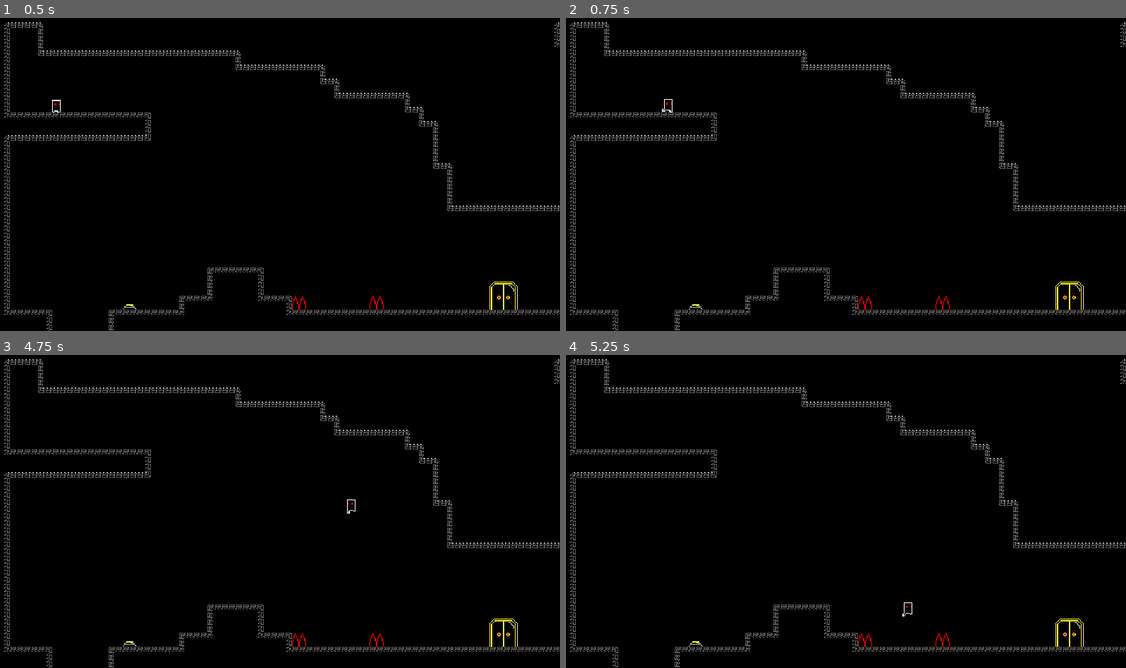
Above: before the commit, frames 1-4 (two rows, left to right).
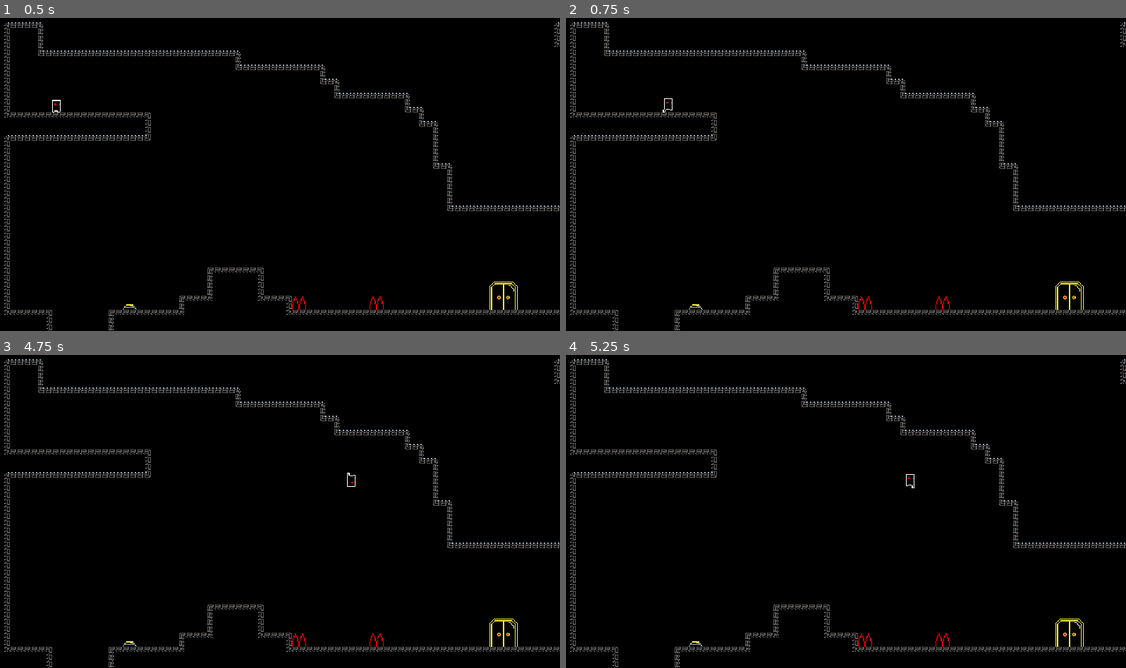
Above: after the commit, the same moments.

Repository: felipenune/outline-quest
Game: Godot game, scene res://Scenes/LevelTestingRoom.tscn
Two runs of this game, one before a commit and one after it. Both use one fixed random seed, a clock stepped at 60 frames per second and the inputs below.
Inputs:
- Up to frame 1 (0.5 s): no input
- Up to frame 2 (0.75 s): tap Enter at 0.5 s; hold Right (ui_right) from 0.53 s (still down); tap X (ui_dash) at 0.6 s
- Up to frame 3 (4.75 s): tap Space (ui_jump) at 0.77, 1.07, 1.25, 1.52, 1.82, 2.85, 3.02, 3.32, 3.77, 4.07, 4.52 s; tap C (ui_fly) at 0.8, 1.35, 3.8, 4.35 s; tap V (ui_invert, bound only after the commit) at 1.55, 2.1, 4.55 s; release Right (ui_right) at 2.03 s; hold Left (ui_left) 2.03-2.78 s; hold Space (ui_jump) 2.03-2.78 s; hold Right (ui_right) 2.78-4.28 s; tap X (ui_dash) at 3.05, 3.6 s; tap Enter at 4.25 s; hold Left (ui_left) from 4.28 s (still down)
- Up to frame 4 (5.25 s): tap Space (ui_jump) at 4.82 s; release Left (ui_left) at 5.03 s; hold Right (ui_right) from 5.03 s (still down); hold Space (ui_jump) from 5.03 s (still down); tap V (ui_invert, bound only after the commit) at 5.1 s

Frame 1 is identical in both runs. In frame 2, less than 0.1% of the frame differs, in the area x 17-20%, y 25-31%; in frame 3, less than 0.1%, in the area x 61-64%, y 37-51%; in frame 4, less than 0.1%.

Commit message:
invert gravity

Diff:
--- a/Animations/normal-animation.tres
+++ b/Animations/normal-animation.tres
@@ -22,49 +22,57 @@
 atlas = ExtResource( 1 )
 region = Rect2( 48, 0, 16, 16 )
 
-[sub_resource type="AtlasTexture" id=11]
+[sub_resource type="AtlasTexture" id=5]
 atlas = ExtResource( 4 )
-region = Rect2( 0, 0, 16, 16 )
-
-[sub_resource type="AtlasTexture" id=14]
-atlas = ExtResource( 3 )
-region = Rect2( 0, 0, 16, 16 )
-
-[sub_resource type="AtlasTexture" id=15]
-atlas = ExtResource( 3 )
-region = Rect2( 16, 0, 16, 16 )
-
-[sub_resource type="AtlasTexture" id=16]
-atlas = ExtResource( 3 )
-region = Rect2( 32, 0, 16, 16 )
-
-[sub_resource type="AtlasTexture" id=17]
-atlas = ExtResource( 3 )
-region = Rect2( 48, 0, 16, 16 )
-
-[sub_resource type="AtlasTexture" id=12]
-atlas = ExtResource( 5 )
-region = Rect2( 0, 0, 16, 16 )
-
-[sub_resource type="AtlasTexture" id=13]
-atlas = ExtResource( 5 )
-region = Rect2( 16, 0, 16, 16 )
-
-[sub_resource type="AtlasTexture" id=5]
-atlas = ExtResource( 2 )
 region = Rect2( 0, 0, 16, 16 )
 
 [sub_resource type="AtlasTexture" id=6]
 atlas = ExtResource( 2 )
-region = Rect2( 16, 0, 16, 16 )
+region = Rect2( 0, 0, 16, 16 )
 
 [sub_resource type="AtlasTexture" id=7]
 atlas = ExtResource( 2 )
-region = Rect2( 32, 0, 16, 16 )
+region = Rect2( 16, 0, 16, 16 )
 
 [sub_resource type="AtlasTexture" id=8]
 atlas = ExtResource( 2 )
+region = Rect2( 32, 0, 16, 16 )
+
+[sub_resource type="AtlasTexture" id=9]
+atlas = ExtResource( 2 )
 region = Rect2( 48, 0, 16, 16 )
+
+[sub_resource type="AtlasTexture" id=17]
+atlas = ExtResource( 2 )
+region = Rect2( 16, 0, 16, 16 )
+
+[sub_resource type="AtlasTexture" id=10]
+atlas = ExtResource( 3 )
+region = Rect2( 0, 0, 16, 16 )
+
+[sub_resource type="AtlasTexture" id=11]
+atlas = ExtResource( 3 )
+region = Rect2( 16, 0, 16, 16 )
+
+[sub_resource type="AtlasTexture" id=12]
+atlas = ExtResource( 3 )
+region = Rect2( 32, 0, 16, 16 )
+
+[sub_resource type="AtlasTexture" id=13]
+atlas = ExtResource( 3 )
+region = Rect2( 48, 0, 16, 16 )
+
+[sub_resource type="AtlasTexture" id=14]
+atlas = ExtResource( 5 )
+region = Rect2( 0, 0, 16, 16 )
+
+[sub_resource type="AtlasTexture" id=15]
+atlas = ExtResource( 5 )
+region = Rect2( 16, 0, 16, 16 )
+
+[sub_resource type="AtlasTexture" id=16]
+atlas = ExtResource( 4 )
+region = Rect2( 0, 0, 16, 16 )
 
 [resource]
 animations = [ {
@@ -73,23 +81,33 @@
 "name": "idle",
 "speed": 12.0
 }, {
-"frames": [ SubResource( 11 ) ],
+"frames": [ SubResource( 5 ) ],
 "loop": false,
 "name": "jump",
 "speed": 12.0
 }, {
-"frames": [ SubResource( 14 ), SubResource( 15 ), SubResource( 16 ), SubResource( 17 ) ],
+"frames": [ SubResource( 6 ), SubResource( 7 ), SubResource( 8 ), SubResource( 9 ) ],
+"loop": true,
+"name": "run",
+"speed": 12.0
+}, {
+"frames": [ SubResource( 17 ) ],
+"loop": true,
+"name": "fly",
+"speed": 5.0
+}, {
+"frames": [ SubResource( 10 ), SubResource( 11 ), SubResource( 12 ), SubResource( 13 ) ],
 "loop": false,
 "name": "land",
 "speed": 22.0
 }, {
-"frames": [ SubResource( 12 ), SubResource( 13 ) ],
+"frames": [ SubResource( 14 ), SubResource( 15 ) ],
 "loop": false,
 "name": "fall",
 "speed": 12.0
 }, {
-"frames": [ SubResource( 5 ), SubResource( 6 ), SubResource( 7 ), SubResource( 8 ) ],
+"frames": [ SubResource( 16 ) ],
 "loop": true,
-"name": "run",
-"speed": 12.0
+"name": "dash",
+"speed": 5.0
 } ]
--- a/Scenes/PlayerScenes/Player.tscn
+++ b/Scenes/PlayerScenes/Player.tscn
@@ -17,8 +17,7 @@
 [node name="AnimatedSprite" type="AnimatedSprite" parent="."]
 position = Vector2( 0, -8 )
 frames = ExtResource( 1 )
-animation = "land"
-frame = 3
+animation = "fly"
 playing = true
 
 [node name="CollisionShape2D" type="CollisionShape2D" parent="."]
@@ -34,6 +33,10 @@
 
 [node name="DashTimer" type="Timer" parent="."]
 one_shot = true
+
+[node name="CoyotTimer" type="Timer" parent="."]
+one_shot = true
 [connection signal="animation_finished" from="AnimatedSprite" to="." method="_on_AnimatedSprite_animation_finished"]
 [connection signal="timeout" from="MoveTimer" to="." method="_on_MoveTimer_timeout"]
 [connection signal="timeout" from="DashTimer" to="." method="_on_DashTimer_timeout"]
+[connection signal="timeout" from="CoyotTimer" to="." method="_on_CoyotTimer_timeout"]
--- a/Scripts/Player.gd
+++ b/Scripts/Player.gd
@@ -20,7 +20,11 @@
 var can_dash = true
 var is_dashing = false
 
+var unlock_fly = false
 var is_flying = false
+
+var unlock_invert = false
+var is_invert = false
 
 var velocity = Vector2.ZERO
 
@@ -32,6 +36,7 @@
 onready var animation = $AnimatedSprite
 onready var jump_timer = $JumpTimer
 onready var dash_timer = $DashTimer
+onready var coyot_timer = $CoyotTimer
 
 enum {
 	IDLE,
@@ -64,14 +69,14 @@
 		velocity.y += delta * GRAVITY
 		jump(JUMP_TIME)
 
-	if is_on_floor():
+	if (!is_invert and is_on_floor()) or (is_invert and is_on_ceiling()):
 		is_jumping = false
 		was_grounded = true
 		jumps_left = max_jumps
 		if not is_dashing:
 			can_dash = true
 	else:
-		coyot_time()
+		coyot_timer.start(.1)
 
 	match state:
 		IDLE:
@@ -82,10 +87,12 @@
 					state = RUN
 				if jump_timer.time_left > 0 and jumps_left > 0:
 					state = JUMP
-				if velocity.y > 0 and not is_on_floor():
+				if (velocity.y > 0 and not is_on_floor()) or (velocity.y < 0 and not is_on_ceiling()):
 					state = FALL
 				if Input.is_action_just_pressed("ui_fly"):
 					state = FLY
+				if Input.is_action_just_pressed("ui_invert"):
+					invert()
 
 		RUN:
 			animation.play("run")
@@ -102,6 +109,8 @@
 					state = JUMP
 				if Input.is_action_just_pressed("ui_fly"):
 					state = FLY
+				if Input.is_action_just_pressed("ui_invert"):
+					invert()
 
 		JUMP:
 			animation.play("jump")
@@ -111,21 +120,29 @@
 					is_jumping = true
 					jumps_left -= 1
 					velocity.y = JUMP_FORCE
-				if jump_stop and velocity.y < 0:
-					velocity.y *= 0.5
-				if velocity.y > 0:
-					state = FALL
-				if jump_timer.time_left > 0 and jumps_left > 0:
-					state = JUMP
-				if Input.is_action_just_pressed("ui_dash") and can_dash and move != 0:
-					state = DASH
-				if Input.is_action_just_pressed("ui_fly"):
-					state = FLY
+				if !is_invert:
+					if jump_stop and velocity.y < 0:
+						velocity.y *= 0.5
+					if velocity.y > 0:
+						state = FALL
+				elif is_invert:
+					if jump_stop and velocity.y > 0:
+						velocity.y *= -0.5
+					if velocity.y < 0:
+						state = FALL
+				if jump_timer.time_left > 0 and jumps_left > 0:
+					state = JUMP
+				if Input.is_action_just_pressed("ui_dash") and can_dash and move != 0:
+					state = DASH
+				if Input.is_action_just_pressed("ui_fly"):
+					state = FLY
+				if Input.is_action_just_pressed("ui_invert"):
+					invert()
 
 		FALL:
 			animation.play("fall")
 			if can_move:
-				if is_on_floor():
+				if (!is_invert and is_on_floor()) or (is_invert and is_on_ceiling()):
 					state = LAND
 				else:
 					move(move)
@@ -136,6 +153,8 @@
 					state = DASH
 				if Input.is_action_just_pressed("ui_fly"):
 					state = FLY
+				if Input.is_action_just_pressed("ui_invert"):
+					invert()
 
 		LAND:
 			animation.play("land")
@@ -143,14 +162,18 @@
 				move(move)
 				if move == 0:
 					velocity.x = 0
-				if jump_timer.time_left > 0 and is_on_floor():
-					state = JUMP
-				if Input.is_action_just_pressed("ui_dash") and can_dash and move != 0:
-					state = DASH
-				if Input.is_action_just_pressed("ui_fly"):
-					state = FLY
+				if jump_timer.time_left > 0:
+					if (!is_invert and is_on_floor()) or (is_invert and is_on_ceiling()):
+						state = JUMP
+				if Input.is_action_just_pressed("ui_dash") and can_dash and move != 0:
+					state = DASH
+				if Input.is_action_just_pressed("ui_fly"):
+					state = FLY
+				if Input.is_action_just_pressed("ui_invert"):
+					invert()
 
 		DASH:
+			animation.play("dash")
 			if can_move and not is_dashing:
 				velocity.y = 0
 				can_dash = false
@@ -162,9 +185,19 @@
 					velocity.x = -speed_dash_side
 
 		FLY:
-			if can_move:
+			animation.play("fly")
+			if can_move:
+				if !is_flying:
+					can_dash = true
+					jumps_left = 0
+					if is_on_floor():
+						position.y -= 2
 				is_flying = true
 				fly(move, move_y)
+				if is_invert:
+					if is_on_ceiling():
+						position.y += 5
+					invert()
 				if Input.is_action_just_pressed("ui_fly"):
 					is_flying = false
 					state = IDLE
@@ -210,7 +243,7 @@
 			velocity = velocity.move_toward(vel, SPEED)
 
 func jump(duration):
-	if Input.is_action_just_pressed("ui_jump"):
+	if Input.is_action_just_pressed("ui_jump") and !is_flying:
 		jump_timer.start(duration)
 
 func death():
@@ -226,9 +259,12 @@
 		max_jumps = 2
 		jumps_left += 1
 
-func coyot_time():
-	yield(get_tree().create_timer(.1), "timeout")
-	was_grounded = false
+func invert():
+	GRAVITY *= -1
+	JUMP_FORCE *= -1
+	animation.flip_v = !animation.flip_v
+	jumps_left = 0
+	is_invert = !is_invert
 
 func _on_AnimatedSprite_animation_finished():
 	if animation.animation == "land":
@@ -250,3 +286,7 @@
 	else:
 		can_dash = true
 		state = FLY
+
+
+func _on_CoyotTimer_timeout():
+	was_grounded = false
--- a/project.godot
+++ b/project.godot
@@ -23,6 +23,7 @@
 
 window/size/width=640
 window/size/height=360
+window/size/fullscreen=true
 window/size/test_width=1280
 window/size/test_height=720
 window/stretch/mode="2d"
@@ -73,6 +74,11 @@
 "events": [ Object(InputEventKey,"resource_local_to_scene":false,"resource_name":"","device":0,"alt":false,"shift":false,"control":false,"meta":false,"command":false,"pressed":false,"scancode":67,"unicode":0,"echo":false,"script":null)
  ]
 }
+ui_invert={
+"deadzone": 0.51,
+"events": [ Object(InputEventKey,"resource_local_to_scene":false,"resource_name":"","device":0,"alt":false,"shift":false,"control":false,"meta":false,"command":false,"pressed":false,"scancode":86,"unicode":0,"echo":false,"script":null)
+ ]
+}
 
 [layer_names]
 
Not shown: 1 places in Animations/normal-animation.tres that only renumber resources
